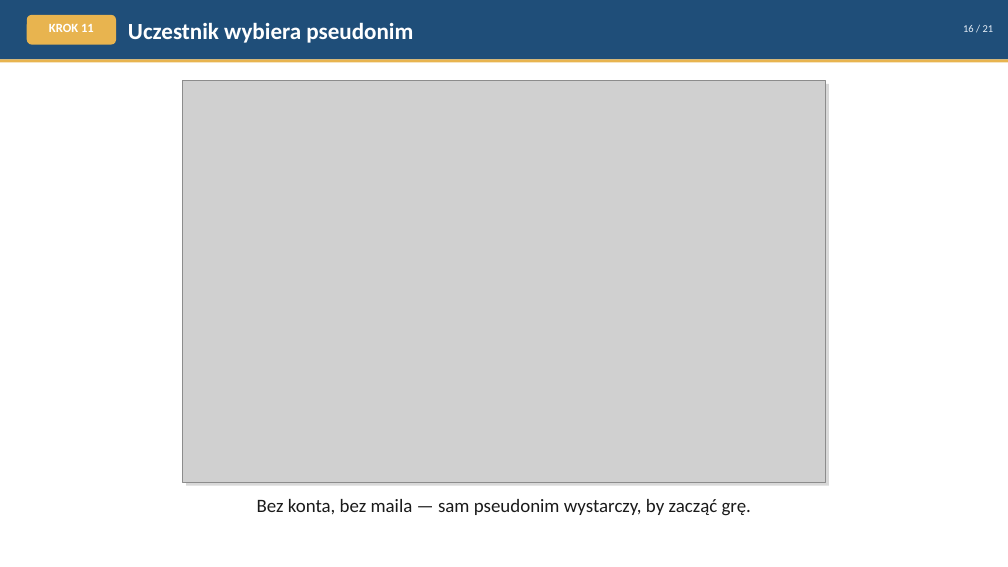
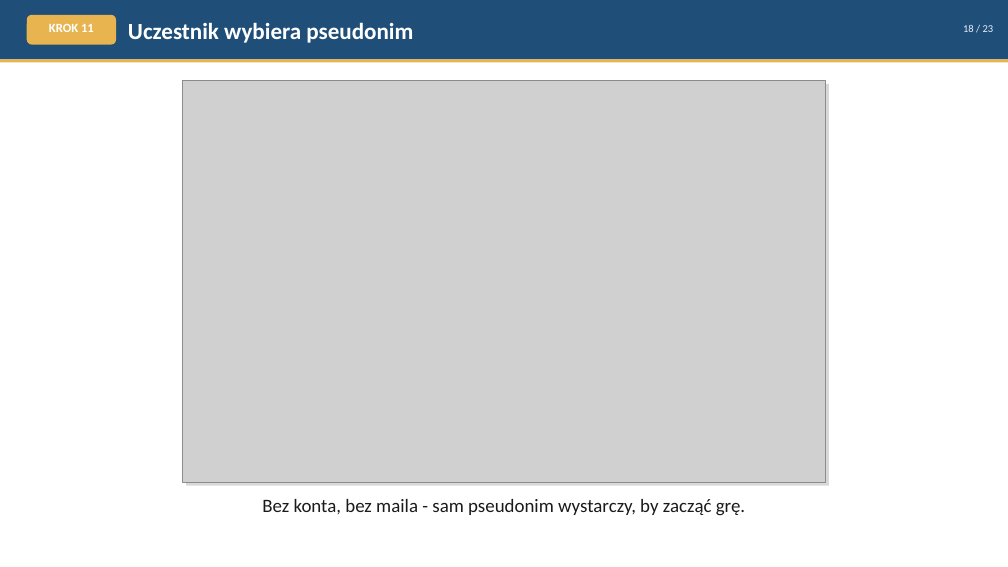
Before and after one commit to rdest-devs/cogniro, a slide deck: slide 18 of docs/cogniro-presentation.pptx (slide 16 before the commit). Drawn at 1008x567 pixels with LibreOffice and Linux fonts; fonts in the diff are those of the drawing; grey boxes stand for pictures. Boxes give left, top, right and bottom in pixels: in the first picture for what was removed or moved away, otherwise in the second. Text is boxed around its words. In the diff, an @@ line names an element or a change of style, - is before the commit and + after.

```diff
--- a/docs/cogniro-presentation.pptx
+++ b/docs/cogniro-presentation.pptx
@@ text at bbox=[963, 25, 994, 32]: text changed @@
-16 / 21
+18 / 23
@@ text at bbox=[262, 499, 745, 516]: text changed @@
-Bez konta, bez maila — sam pseudonim wystarczy, by zacząć grę.
+Bez konta, bez maila - sam pseudonim wystarczy, by zacząć grę.
```
Also in this commit, not shown: 18 other slides changed, 2 slides added.
